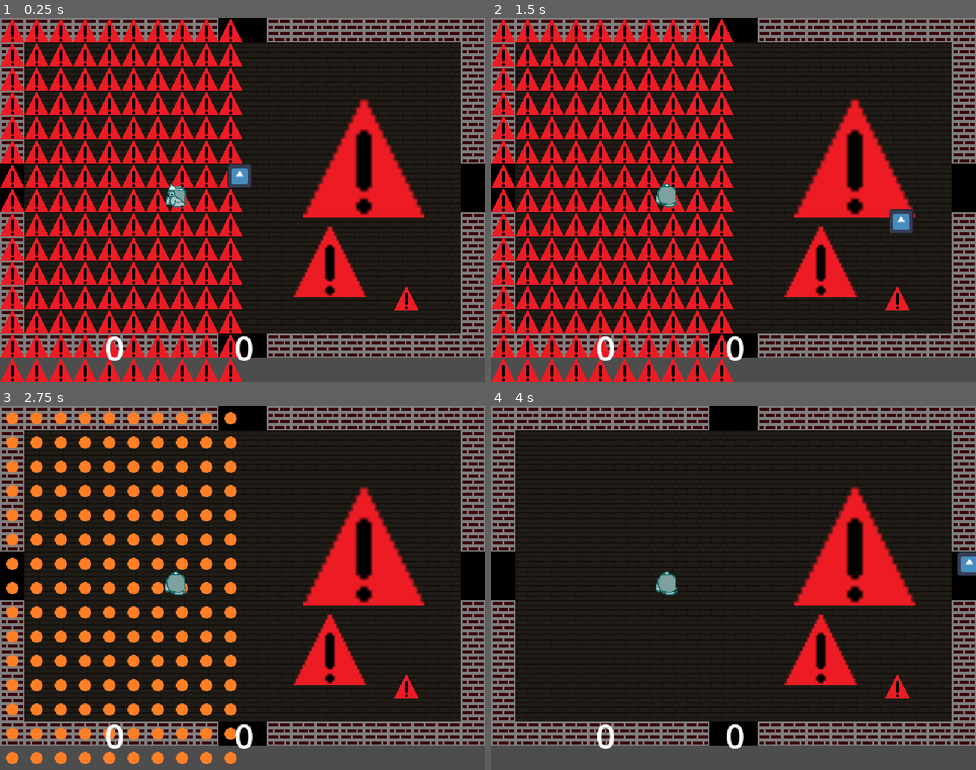
Above: before the commit, frames 1-4 (two rows, left to right).
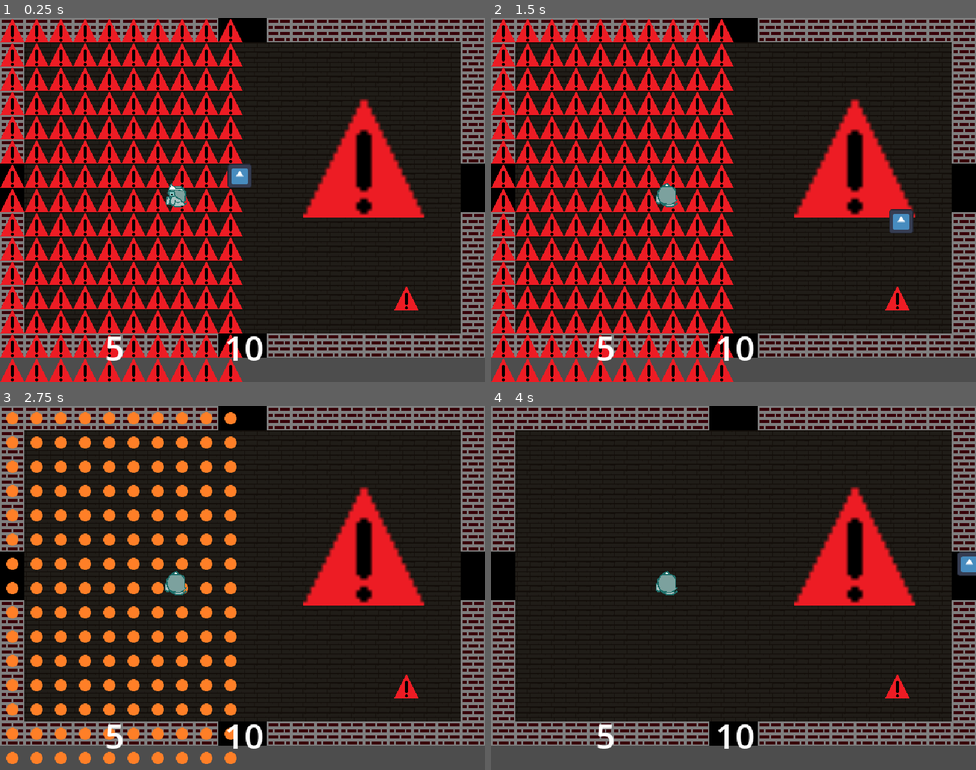
Above: after the commit, the same moments.

Repository: wispykey/UBCGD-Team-14
Game: Godot game, scene res://Prototyping/Example/ExampleLevelTwo.tscn
Two runs of this game, one before a commit and one after it. Both use one fixed random seed, a clock stepped at 60 frames per second and the inputs below. This scene is started directly instead of the project's main scene. The engine's default icon, where the game draws it, is replaced by a stand-in: a white triangle on a blue panel in a dark square. Sound files missing from this copy of the repository are replaced by a short silence.
Inputs:
- Up to frame 1 (0.25 s): no input
- Up to frame 2 (1.5 s): tap Enter (ui_accept) at 0.5, 0.77 s; hold D (move_right) 0.53-1.28 s; hold S (move_down) from 1.28 s (still down)
- Up to frame 3 (2.75 s): tap Enter (ui_accept) at 1.52 s; release S (move_down) at 2.03 s; hold D (move_right) from 2.03 s (still down)
- Up to frame 4 (4 s): release D (move_right) at 2.78 s; hold W (move_up) 2.78-3.53 s; tap Enter (ui_accept) at 3.02, 3.77 s; hold A (move_left) from 3.53 s (still down)

The runs differ from the first frame. In frame 1, 1.9% of the frame differs, in the area x 21-76%, y 57-95%; in frame 2, 1.9%; in frame 3, 1.9%; in frame 4, 1.9%.

Commit message:
Global GameEvents and GameState

Diff:
--- a/EnemyAttacks/LeftFireCleave/LeftFireCleave.gd
+++ b/EnemyAttacks/LeftFireCleave/LeftFireCleave.gd
@@ -19,19 +19,14 @@
 	# TODO: Compute parameters dynamically. Currently it is always West half
 	# Compute the dimensions of the cleave zone, in tiles
 	# Find the center point of the zone, in pixels
-	# Scale and place the collision area at a location, in pixels
+	# Scale and center the collision area
 
 	for i in dimensions.x:
 		for j in dimensions.y:
 			var telegraph = telegraph_image.instantiate()
-
 			telegraph.position.x = position.x + i * TILE_SIZE + TILE_SIZE/2
 			telegraph.position.y = position.y + j * TILE_SIZE + TILE_SIZE/2
 			$Telegraph.add_child(telegraph)
-
-
-func _process(delta: float) -> void:
-	pass
 
 
 func _on_telegraph_timer_timeout():
--- a/EnemyAttacks/LeftFireCleave/LeftFireCleave.tscn
+++ b/EnemyAttacks/LeftFireCleave/LeftFireCleave.tscn
@@ -6,7 +6,7 @@
 
 [sub_resource type="RectangleShape2D" id="RectangleShape2D_ykih1"]
 
-[node name="HalfRoomCleave" type="Node2D"]
+[node name="LeftFireCleave" type="Node2D"]
 script = ExtResource("1_8e2ai")
 coords = Vector2(10, 8)
 telegraph_duration = 5
--- /dev/null
+++ b/Globals/game_events.gd
@@ -0,0 +1,13 @@
+extends Node
+
+signal score_changed
+signal life_changed
+
+# Called when the node enters the scene tree for the first time.
+func _ready() -> void:
+	pass # Replace with function body.
+
+
+# Called every frame. 'delta' is the elapsed time since the previous frame.
+func _process(delta: float) -> void:
+	pass
--- /dev/null
+++ b/Globals/game_state.gd
@@ -0,0 +1,13 @@
+extends Node
+
+var score: int = 0
+var life: int = 10
+
+# Called when the node enters the scene tree for the first time.
+func _ready() -> void:
+	pass # Replace with function body.
+
+
+# Called every frame. 'delta' is the elapsed time since the previous frame.
+func _process(delta: float) -> void:
+	pass
--- a/Player/player.gd
+++ b/Player/player.gd
@@ -8,13 +8,6 @@
 
 const SPEED = 300.0
 const JUMP_VELOCITY = -400.0
-
-# Symbol '%' means "Get a reference to the unique node with this name"
-@onready var hud = %HUD
-@onready var tile_manager = %TileManager
-
-# To check for valid movement.
-@onready var walls = %TileManager.walls
 
 # TODO: Implement grid-based movement (and delete 'normal' movement)
 
--- a/Prototyping/Example/ExampleLevelTwo.tscn
+++ b/Prototyping/Example/ExampleLevelTwo.tscn
@@ -49,5 +49,6 @@
 position = Vector2(536, 369)
 
 [node name="BiggerAlertSign" parent="TestObjects" instance=ExtResource("7_yyobu")]
+visible = true
 position = Vector2(435, 320)
 scale = Vector2(3, 3)
--- a/Prototyping/Example/example_level_two.gd
+++ b/Prototyping/Example/example_level_two.gd
@@ -59,8 +59,8 @@
 
 # Function to be called whenever quarter_beat signal is emitted
 func _on_quarter_beat(beat_num: int):
-	score += 1
-	update_HUD.emit(score, life)
+	GameState.score += 1
+	GameEvents.score_changed.emit()
 
 	if int(Conductor.num_beats_passed) % 8 == 4:
 		var cleave = half_room_cleave.instantiate()
--- a/Prototyping/Marcus/Scripts/hud.gd
+++ b/Prototyping/Marcus/Scripts/hud.gd
@@ -3,7 +3,11 @@
 
 # Called when the node enters the scene tree for the first time.
 func _ready() -> void:
-	pass # Replace with function body.
+	GameEvents.score_changed.connect(_on_score_changed)
+	GameEvents.life_changed.connect(_on_life_changed)
+
+	$ScoreLabel.text = str(GameState.score)
+	$LifeLabel.text = str(GameState.life)
 
 
 # Called every frame. 'delta' is the elapsed time since the previous frame.
@@ -11,13 +15,8 @@
 	pass
 
 
-func update_score(score):
-	$ScoreLabel.text = str(score)
+func _on_score_changed():
+	$ScoreLabel.text = str(GameState.score)
 
-func update_life(life):
-	$LifeLabel.text = str(life)
-
-
-func _on_boss_fight_prototype_update_hud(score: int, life: int) -> void:
-	update_score(score)
-	update_life(life)
+func _on_life_changed():
+	$LifeLabel.text = str(GameState.life)
--- a/project.godot
+++ b/project.godot
@@ -18,6 +18,8 @@
 [autoload]
 
 Conductor="*res://Globals/Conductor.tscn"
+GameEvents="*res://Globals/game_events.gd"
+GameState="*res://Globals/game_state.gd"
 
 [display]
 
